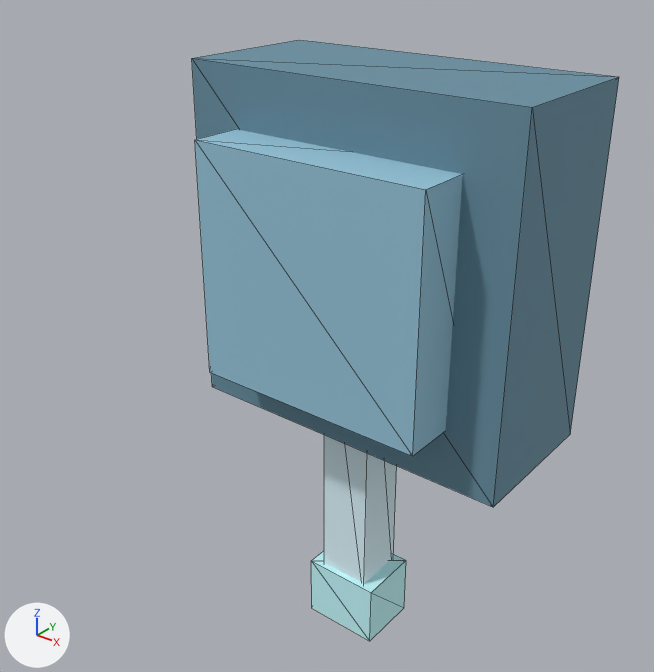
An edit to the glTF model MinecraftDungeonGodot/assets/minecraft_character_generator/turrets/frost.glb, drawn before and after from the same camera.
Rendered twice from a 50 mm camera at (1.8, -2.3, 0.73) aimed at (-0.26, 0.28, -0.87). The lights are fixed; the arrows at lower left show +X, +Y and +Z. The picture after the commit comes second. Both versions are drawn at frame 3 of the action 'Fire'; the numbers are the values there. Mesh edges are drawn as thin lines. Vertices at exactly the same position are counted once.

Names of what the first picture shows: 'barrel', 'base', 'head', 'muzzle'.
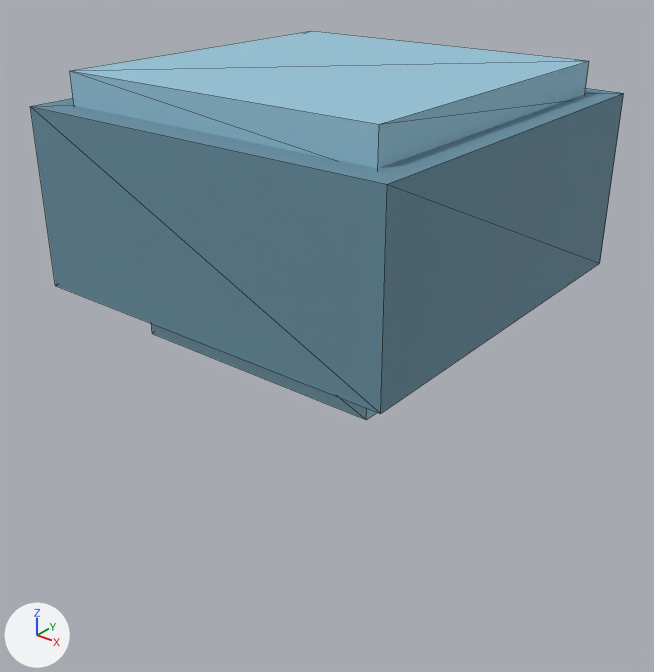
ob_recoiljoint is not drawn itself; it is the parent of ob_barrel, ob_muzzle.

Where the change shows, as pixel boxes (x1, y1, x2, y2) in the pictures (654 x 672 px):
'base', moved, rescaled: before (192, 40, 619, 507); after (30, 88, 624, 414)
'head', rescaled: before (195, 129, 463, 456); after (151, 323, 377, 420)
'base_trim', moved, rescaled (not visible before): after (70, 31, 589, 168)
'barrel', moved, rescaled (not visible afterwards): before (324, 435, 397, 584)
'muzzle', moved (not visible afterwards): before (311, 551, 406, 641)

The edits, one by one:
me_cube is used by ob_base; parent ob_turretroot; location (0.0, 0.42, 0.0).
me_cube had 8 vertices, 12 faces and spanned x -0.9..0.9, y -0.4..0.4, z -0.9..0.9.
me_cube now has 8 vertices, 12 faces and spans x -0.9..0.9, y -0.9..0.9, z -0.4..0.4.
me_cube part 1: the whole mesh is scaled about its middle by (1, 2.25, 0.444).
me_cube_001 is used by ob_base_trim; parent ob_turretroot; location (0.0, 0.88, 0.0).
me_cube_001 had 8 vertices, 12 faces and spanned x -0.77..0.77, y -0.08..0.08, z -0.77..0.77.
me_cube_001 now has 8 vertices, 12 faces and spans x -0.77..0.77, y -0.77..0.77, z -0.08..0.08.
me_cube_001 part 2: the whole mesh is scaled about its middle by (1, 9.69, 0.103).
me_cube_002 is used by ob_head; parent ob_yawjoint; location (0.0, 0.0, 0.0).
me_cube_002 had 8 vertices, 12 faces and spanned x -0.625..0.625, y -0.25..0.25, z -0.6..0.6.
me_cube_002 now has 8 vertices, 12 faces and spans x -0.625..0.625, y -0.6..0.6, z -0.25..0.25.
me_cube_002 part 3: the whole mesh is scaled about its middle by (1, 2.4, 0.417).
me_cube_004 is used by ob_barrel; parent ob_recoiljoint; location (0.0, 0.0, -0.98).
me_cube_004 had 8 vertices, 12 faces and spanned x -0.14..0.14, y -0.14..0.14, z -0.95..0.95.
me_cube_004 now has 8 vertices, 12 faces and spans x -0.14..0.14, y -0.95..0.95, z -0.14..0.14.
me_cube_004 part 4: the whole mesh is scaled about its middle by (1, 6.79, 0.147).
Object 'base' (ob_base) moves from (0.0, 0.42, 0.0) to (0.0, 0.0, 0.42).
Object 'base_trim' (ob_base_trim) moves from (0.0, 0.88, 0.0) to (0.0, 0.0, 0.88).
Object 'RecoilJoint' (ob_recoiljoint) moves from (0.0, 0.224, 0.0) to (0.0, 0.0, 0.224).
Object 'barrel' (ob_barrel) moves from (0.0, 0.0, -0.98) to (0.0, 0.98, 0.0).
Object 'muzzle' (ob_muzzle) moves from (0.0, 0.0, -1.98) to (0.0, 1.98, 0.0).
